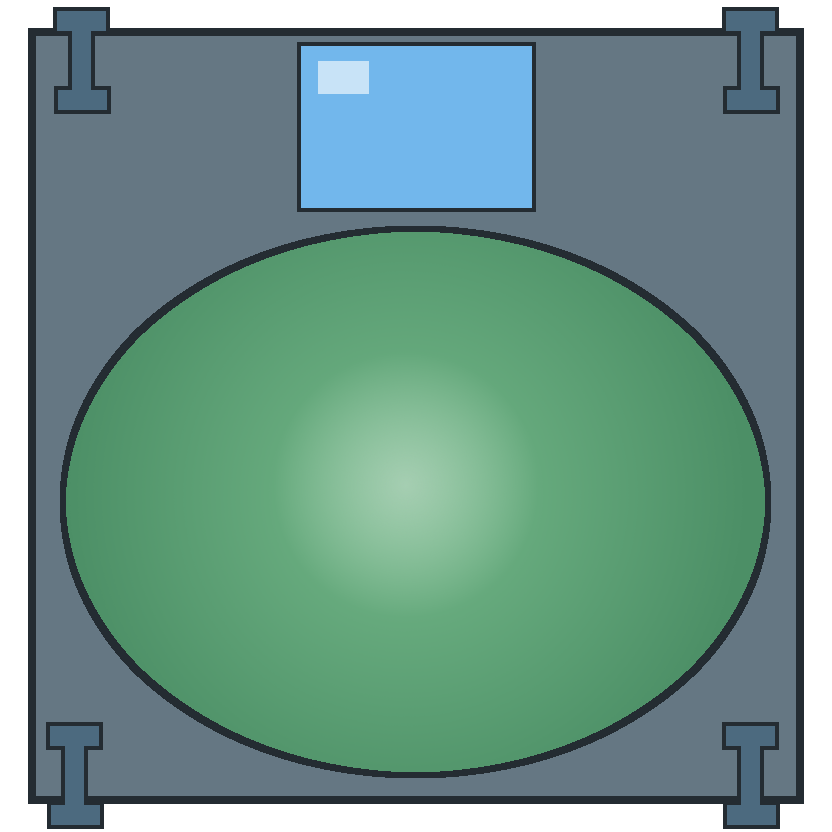
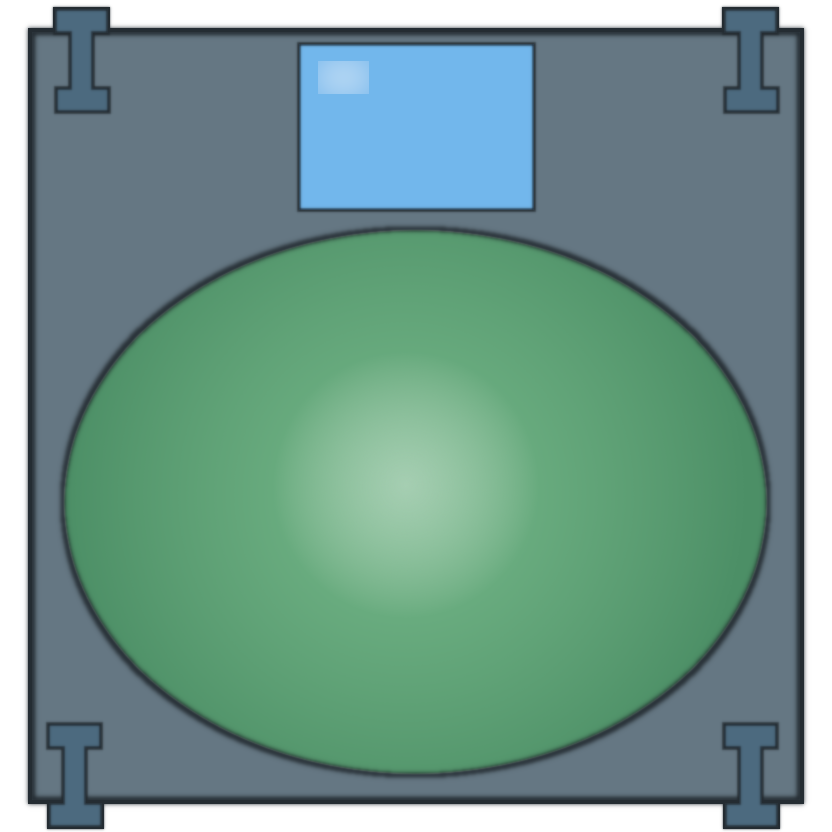
Layered file, before and after one edit (832x832). Changes by layer:
added layer "GeneVat_Simple_north.png" in group "Layer Group" over [22, 4, 810, 832]
